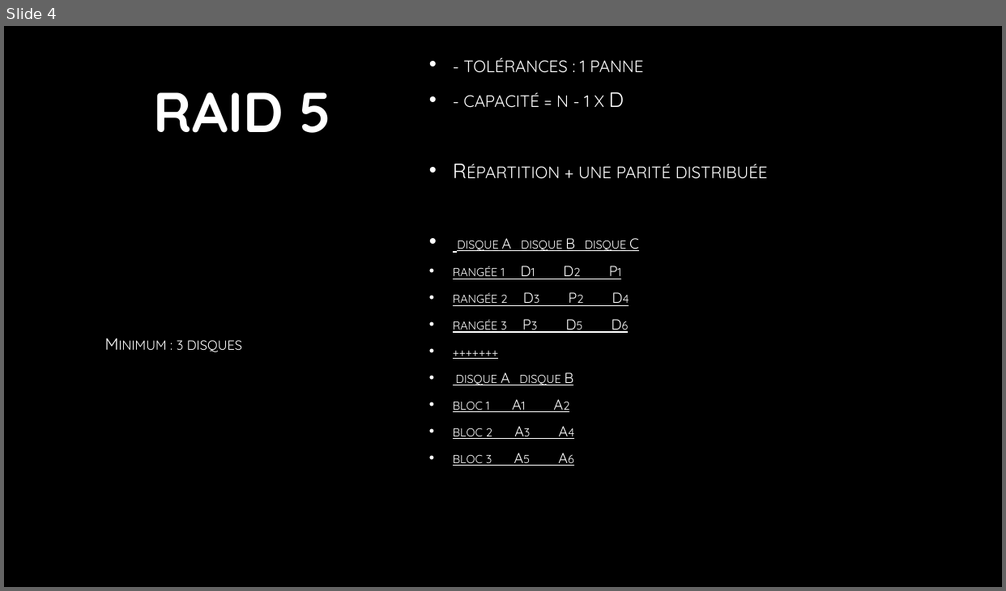
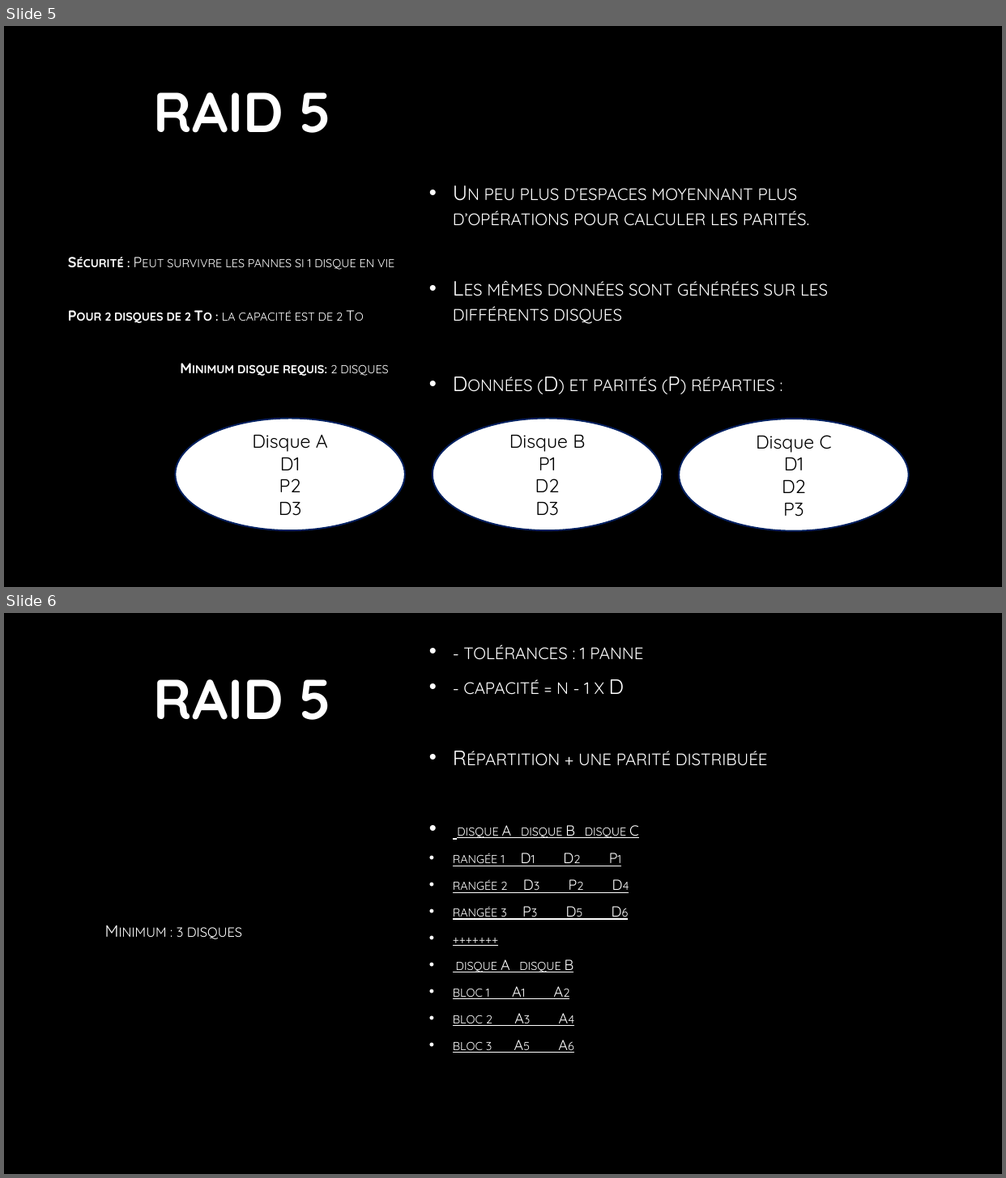
Before and after one commit to L0uigi/Cegep-2026-27, a slide deck: Outils et Materiels/Cartes éclair sur le RAID.pptx. Shown one above the other, each under a label of ours: slide 4 before the commit, slides 5 and 6 after it. The pictures are 1006x591 and 1006x1178 pixels, drawn with LibreOffice and Linux fonts; fonts in the diff are those of the drawing; background and template pictures are left out. Boxes give left, top, right and bottom in pixels: in the first picture for what was removed or moved away, otherwise in the second. Text is boxed around its words. In the diff, an @@ line names an element or a change of style, - is before the commit and + after.

```diff
--- a/Outils et Materiels/Cartes éclair sur le RAID.pptx
+++ b/Outils et Materiels/Cartes éclair sur le RAID.pptx
@@ slide 5 added at bbox=[4, 26, 1002, 587], background picture (left out) @@
@@ title added at bbox=[154, 92, 332, 133], 54 pt, text gradient #FFFFFF to #A6A6A6, bold @@
+RAID 5
@@ text added at bbox=[453, 188, 828, 392], 20 pt, text gradient #FFFFFF to #BFBFBF, small capitals @@
+• Un peu plus d’espaces moyennant plus d’opérations pour calculer les parités.
+• Les mêmes données sont générées sur les différents disques
+• Données (D) et parités (P) réparties :
@@ text added at bbox=[105, 258, 394, 376], 14 pt, text gradient #FFFFFF to #BFBFBF, small capitals @@
+Sécurité : Peut survivre les pannes si 1 disque en vie
+Pour 2 disques de 2 To : la capacité est de 2 To
+Minimum disque requis: 2 disques
@@ ellipse added at bbox=[176, 418, 405, 531], fill #FFFFFF, outline #002060 1.5 pt, 18 pt, text #000000 @@
+Disque A
+D1
+P2
+D3
@@ ellipse added at bbox=[432, 418, 662, 531], fill #FFFFFF, outline #002060 1.5 pt, 18 pt, text #000000 @@
+Disque B
+P1
+D2
+D3
@@ ellipse added at bbox=[680, 419, 909, 531], fill #FFFFFF, outline #002060 1.5 pt, 18 pt, text #000000 @@
+Disque C
+D1
+D2
+P3
@@ what was slide 4 is now slide 6 @@
```
Also in this commit, not shown: 1 slide changed, 3 other slides added, 1 slide removed.
